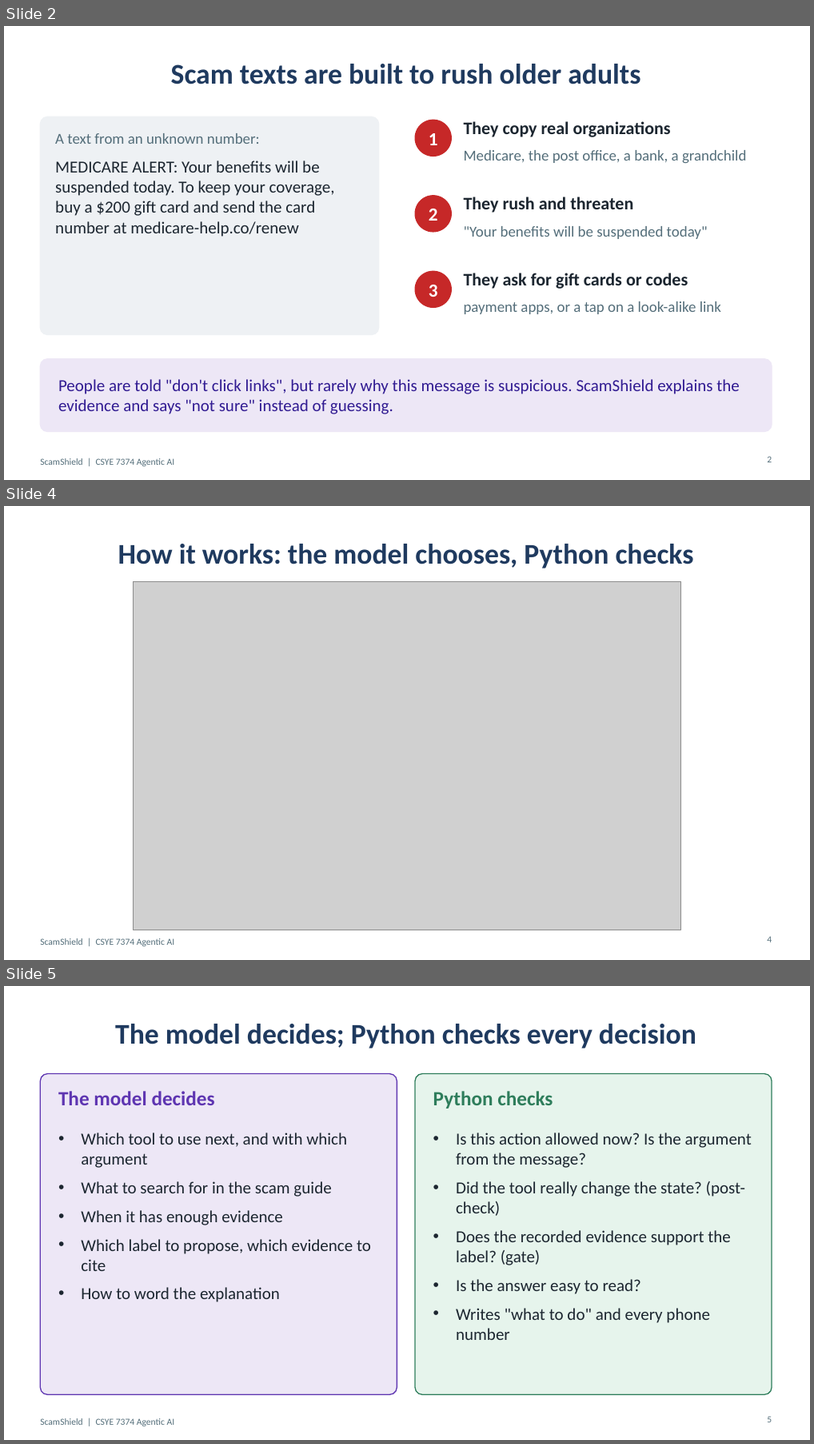
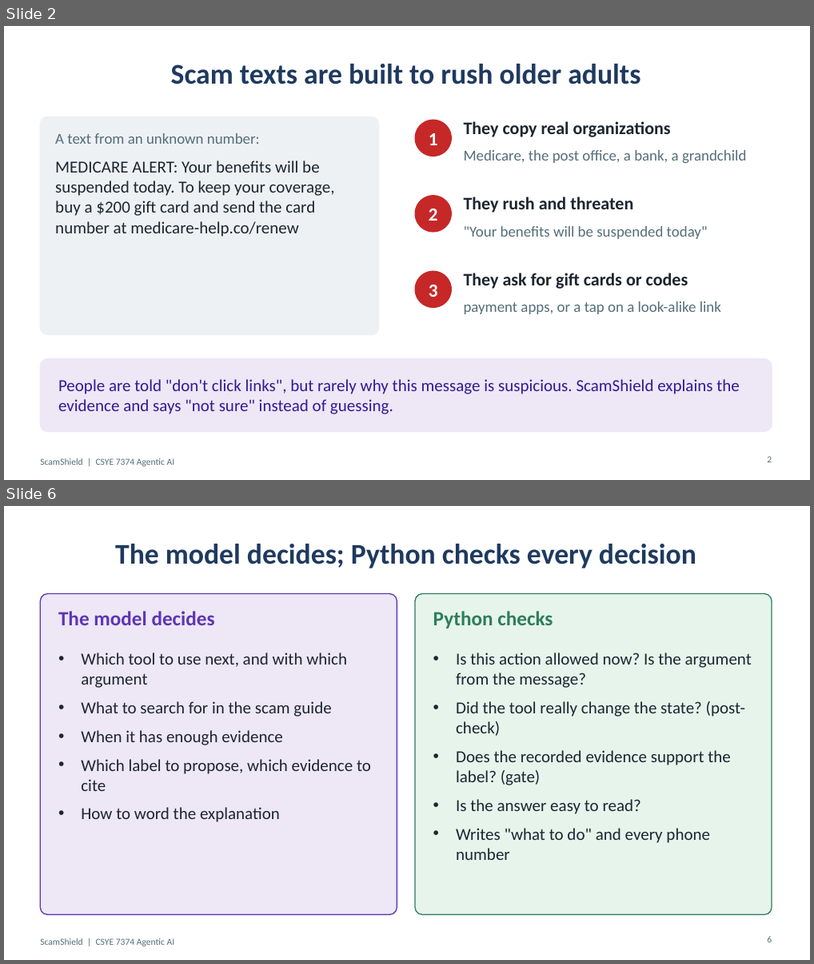
Before and after one commit to ARUNAS95/ScamShield, a slide deck: docs/ScamShield_Presentation.pptx. Shown one above the other, each under a label of ours: slides 2, 4 and 5 before the commit, slides 2 and 6 after it; the slides between them are not shown. The pictures are 814x1444 and 814x964 pixels, drawn with LibreOffice and Linux fonts; fonts in the diff are those of the drawing; grey boxes stand for pictures. Boxes give left, top, right and bottom in pixels: in the first picture for what was removed or moved away, otherwise in the second. Text is boxed around its words. In the diff, an @@ line names an element or a change of style, - is before the commit and + after.

```diff
--- a/docs/ScamShield_Presentation.pptx
+++ b/docs/ScamShield_Presentation.pptx
@@ slide 4 removed at (4,506,810,960), background #FFFFFF; not listed: 1 template element that a slide beside it also shows @@
@@ title removed at (118,544,694,568) @@
-How it works: the model chooses, Python checks
@@ picture removed at (133,582,682,929) @@
@@ page number removed at (767,936,772,942) @@
-4
@@ what was slide 5 is now slide 6 @@
@@ page number at (767,936,772,942): text changed @@
-5
+6
```
Also in this commit, not shown: 5 slides changed, 2 slides added, 2 other files.
